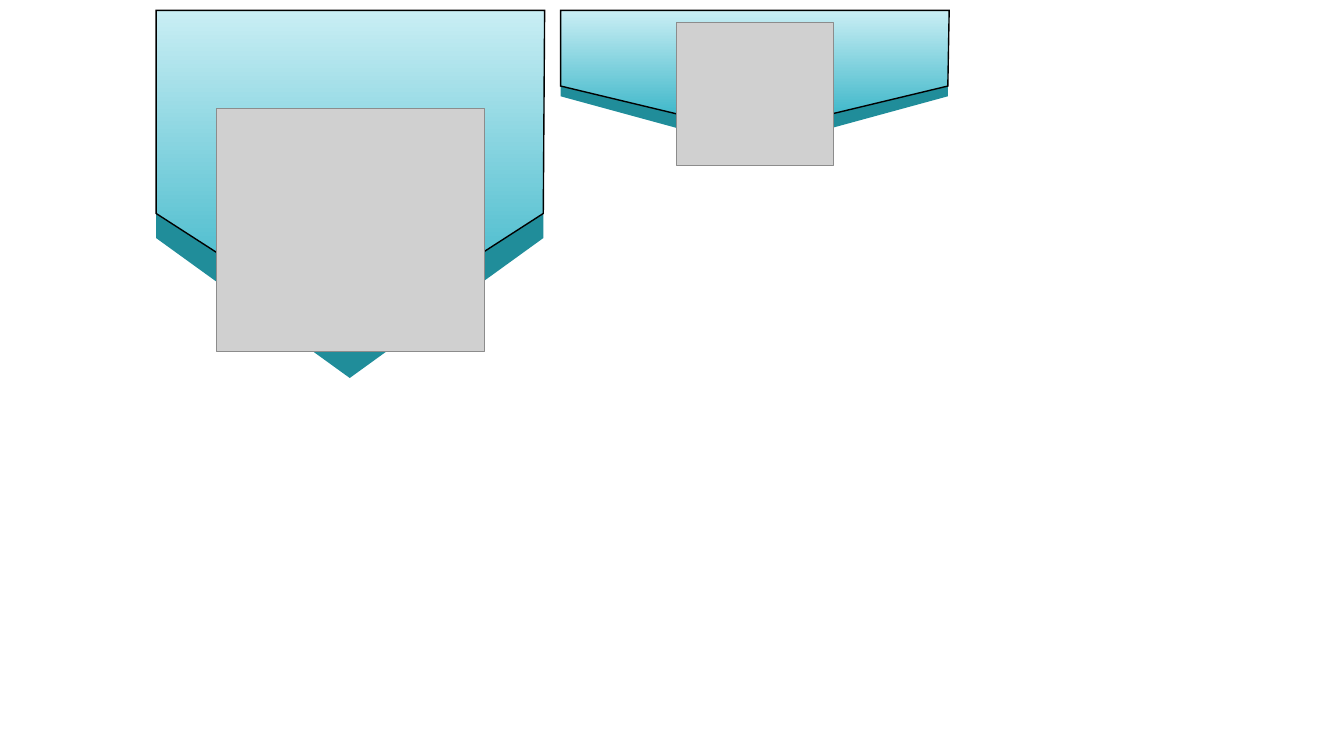
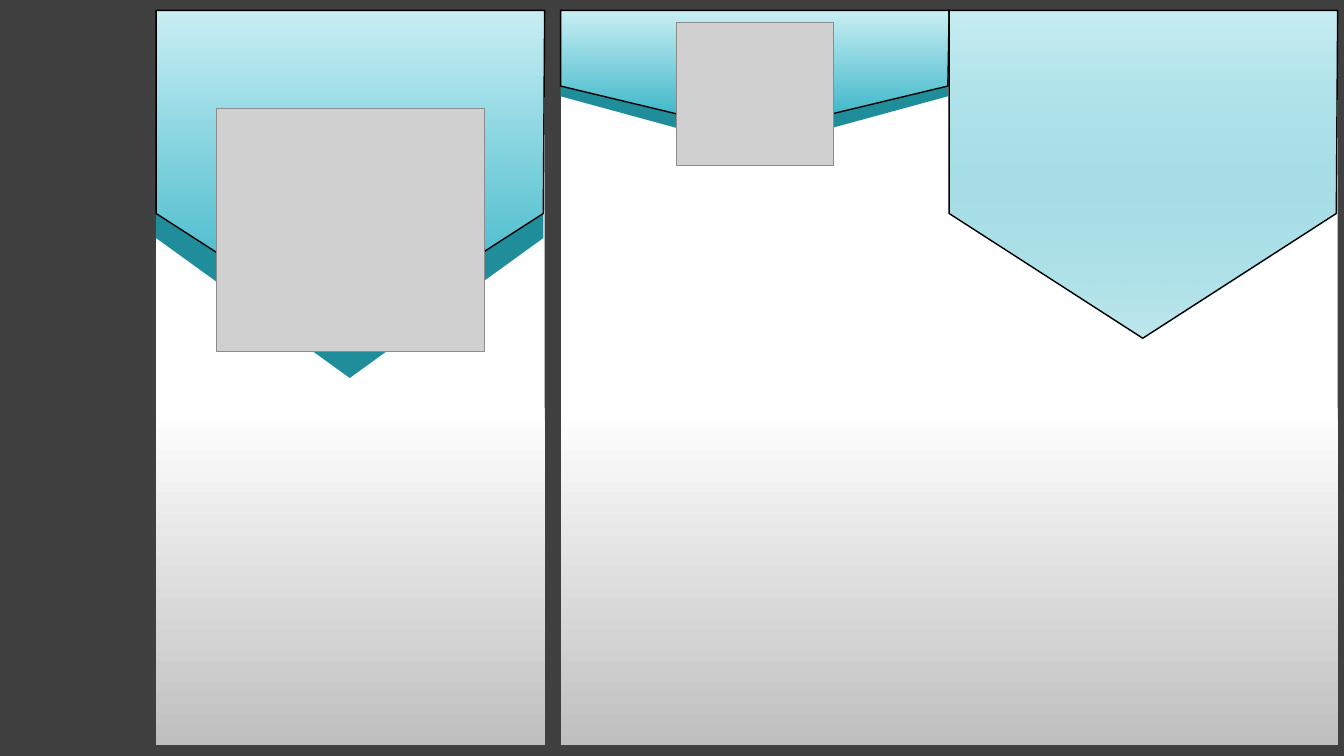
Before and after one commit to JDM-Github/APS, a slide deck: slide 1 of assets/aps.pptx. Drawn at 1344x756 pixels with LibreOffice and Linux fonts; fonts in the diff are those of the drawing; grey boxes stand for pictures. Boxes give left, top, right and bottom in pixels: in the first picture for what was removed or moved away, otherwise in the second. Text is boxed around its words. In the diff, an @@ line names an element or a change of style, - is before the commit and + after.

```diff
--- a/assets/aps.pptx
+++ b/assets/aps.pptx
@@ background #FFFFFF to #404040 @@
@@ rectangle at [156, 10, 544, 745]: fill #FFFFFF to gradient #FFFFFF to #BFBFBF @@
@@ rectangle added at [561, 10, 949, 745], fill gradient #FFFFFF to #BFBFBF @@
@@ rectangle added at [950, 10, 1338, 745], fill gradient #FFFFFF to #BFBFBF @@
@@ freeform shape added at [950, 10, 1338, 338], fill gradient #29AFC3 to #C9EEF4, outline #000000 1 pt @@
```
Also in this commit, not shown: 1 slide added, 45 other files.
